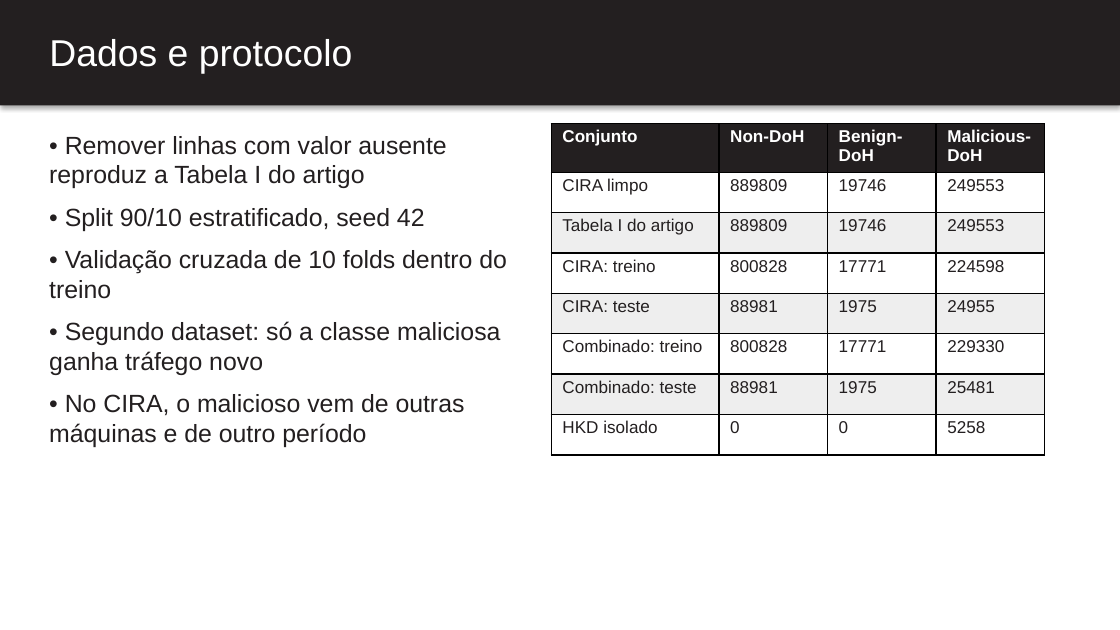
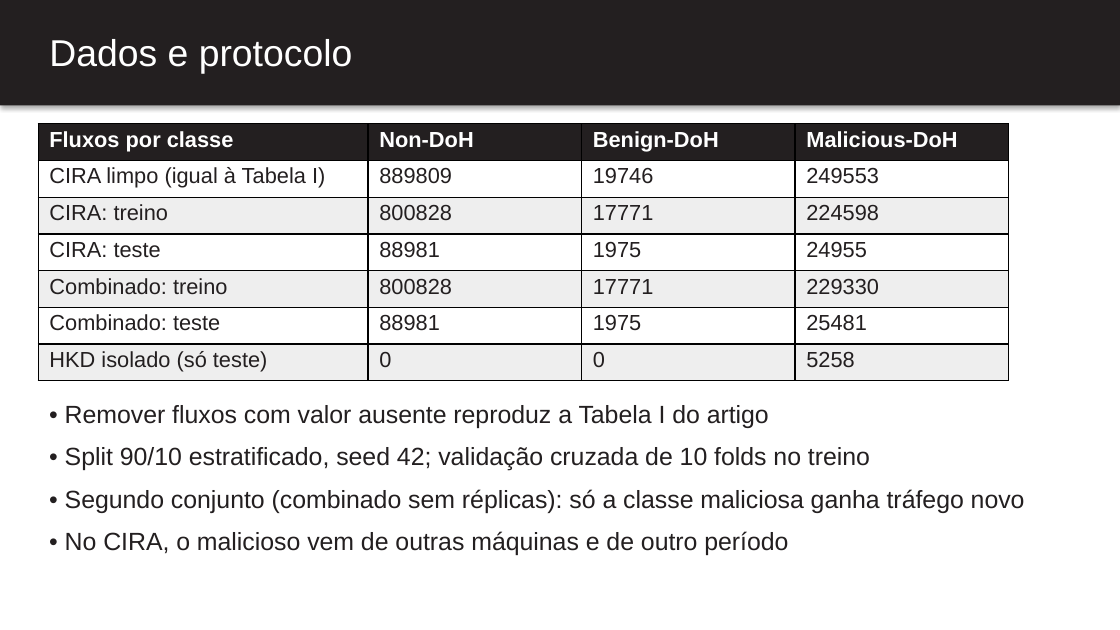
Before and after one commit to BrenoRev/Tecnicas_Ataque_Deteccao_Intrusao, a slide deck: slide 4 of project/report/apresentacao.pptx. Drawn at 1120x630 pixels with LibreOffice and Linux fonts; fonts in the diff are those of the drawing. Boxes give left, top, right and bottom in pixels: in the first picture for what was removed or moved away, otherwise in the second. Text is boxed around its words. In the diff, an @@ line names an element or a change of style, - is before the commit and + after.

```diff
--- a/project/report/apresentacao.pptx
+++ b/project/report/apresentacao.pptx
@@ table at (x1=38, y1=123, x2=1010, y2=381) @@
-row 1: Conjunto | Non-DoH | Benign-DoH | Malicious-DoH
-row 2: CIRA limpo | 889809 | 19746 | 249553
-row 3: Tabela I do artigo | 889809 | 19746 | 249553
+row 1: Fluxos por classe | Non-DoH | Benign-DoH | Malicious-DoH
+row 2: CIRA limpo (igual à Tabela I) | 889809 | 19746 | 249553
-row 7, column 1: HKD isolado
+row 7, column 1: HKD isolado (só teste)
@@ table resized from (x1=551, y1=123, x2=1045, y2=447) to (x1=38, y1=123, x2=1010, y2=381) @@
@@ text "• Remover fluxos com valor ..." moved from (x1=49, y1=136, x2=507, y2=447) to (x1=65, y1=405, x2=1025, y2=555) @@
@@ text at (x1=65, y1=405, x2=1025, y2=513): text changed @@
-• Remover linhas com valor ausente reproduz a Tabela I do artigo
-• Split 90/10 estratificado, seed 42
-• Validação cruzada de 10 folds dentro do treino
-• Segundo dataset: só a classe maliciosa ganha tráfego novo
+• Remover fluxos com valor ausente reproduz a Tabela I do artigo
+• Split 90/10 estratificado, seed 42; validação cruzada de 10 folds no treino
+• Segundo conjunto (combinado sem réplicas): só a classe maliciosa ganha tráfego novo
```
Also in this commit, not shown: 10 other slides changed, 1 other file.
